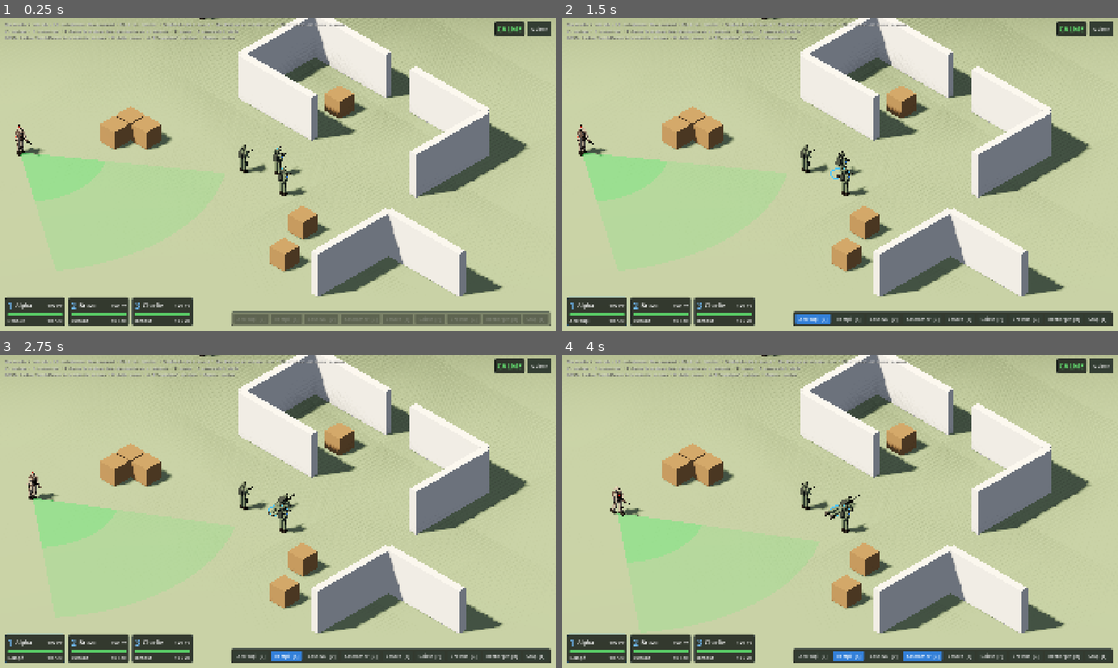
Above: before the commit, frames 1-4 (two rows, left to right).
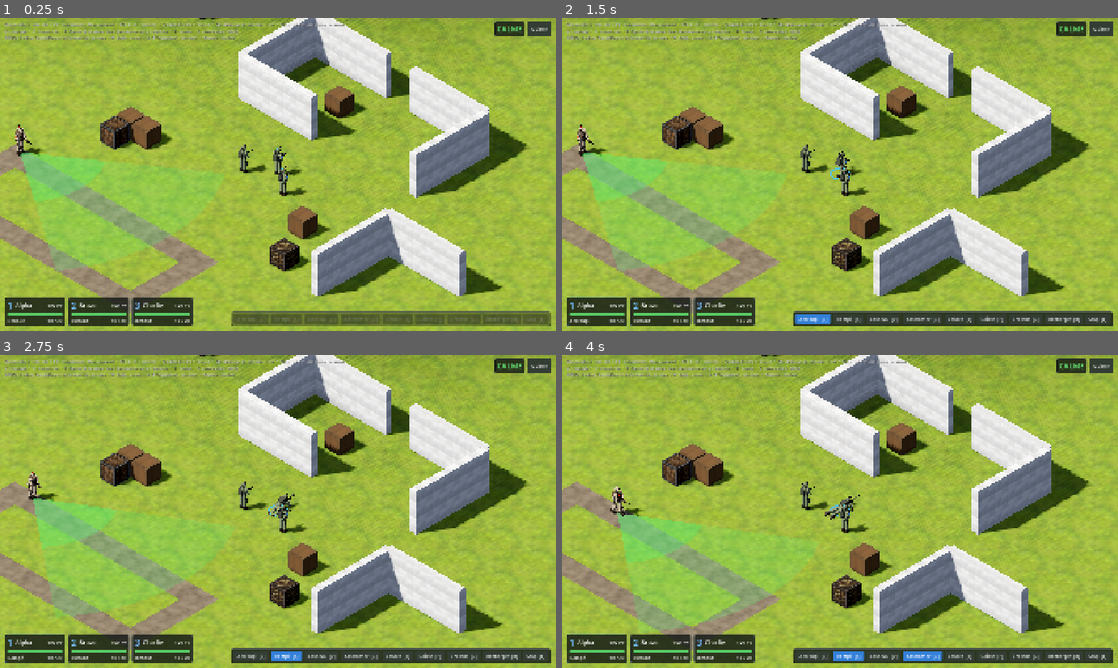
Above: after the commit, the same moments.

Repository: HackTechDev/Commando
Game: Godot game, scene res://scenes/levels/sandbox/sandbox.tscn
Two runs of this game, one before a commit and one after it. Both use one fixed random seed, a clock stepped at 60 frames per second and the inputs below.
Inputs (mouse positions are in pixels of both pictures, inside the frame that each line leads up to):
- Up to frame 1 (0.25 s): no input
- Up to frame 2 (1.5 s): tap Enter at 0.5 s; drag from (595, 312) to (895, 105) at 0.52 s; click "Accroupi [C]" at 1.25 s
- Up to frame 3 (2.75 s): click "Rampé [X]" at 2 s
- Up to frame 4 (4 s): click "Couteau [V]" at 2.75 s; click "Assommer [B]" at 3.5 s

The runs differ from the first frame. In frame 1, 82% of the frame differs, in the area x 0-100%, y 0-100%; in frame 2, 79%; in frame 3, 79%; in frame 4, 79%.

Commit message:
Textures du sandbox : sol, chemin, murs, caisses
Herbe, chemin de terre le long de la ronde, parpaings et trois variantes
de caisses en bois, tirées de data/textures (UFO:AI, licences à vérifier
avant diffusion). Propriété skin des caisses pour varier leur texture.

Co-Authored-By: Claude Opus 5.5 <noreply@anthropic.com>

Diff:
--- a/scenes/levels/sandbox/sandbox.tscn
+++ b/scenes/levels/sandbox/sandbox.tscn
@@ -7,6 +7,10 @@
 [ext_resource type="PackedScene" path="res://scenes/props/crate.tscn" id="5"]
 [ext_resource type="PackedScene" path="res://scenes/ui/hud.tscn" id="6"]
 [ext_resource type="PackedScene" path="res://scenes/enemies/enemy.tscn" id="7"]
+[ext_resource type="Texture2D" path="res://assets/textures/ground_grass.jpg" id="8"]
+[ext_resource type="Texture2D" path="res://assets/textures/ground_dirt.png" id="9"]
+[ext_resource type="Texture2D" path="res://assets/textures/crate_wood_dark.jpg" id="10"]
+[ext_resource type="Texture2D" path="res://assets/textures/crate_wood_hazard.jpg" id="11"]
 
 [sub_resource type="Curve3D" id="patrol_a"]
 _data = {
@@ -34,8 +38,29 @@
 size = Vector3(60, 1, 60)
 
 [sub_resource type="StandardMaterial3D" id="ground_mat"]
-albedo_color = Color(0.42, 0.45, 0.33, 1)
+albedo_color = Color(0.85, 0.85, 0.8, 1)
+albedo_texture = ExtResource("8")
 roughness = 1.0
+uv1_scale = Vector3(0.33, 0.33, 0.33)
+uv1_triplanar = true
+uv1_world_triplanar = true
+texture_filter = 5
+
+[sub_resource type="StandardMaterial3D" id="dirt_mat"]
+albedo_texture = ExtResource("9")
+roughness = 1.0
+uv1_scale = Vector3(0.4, 0.4, 0.4)
+uv1_triplanar = true
+uv1_world_triplanar = true
+texture_filter = 5
+
+[sub_resource type="PlaneMesh" id="dirt_long"]
+material = SubResource("dirt_mat")
+size = Vector2(16.6, 1.6)
+
+[sub_resource type="PlaneMesh" id="dirt_short"]
+material = SubResource("dirt_mat")
+size = Vector2(1.6, 4.4)
 
 [sub_resource type="BoxMesh" id="ground_mesh"]
 material = SubResource("ground_mat")
@@ -68,6 +93,24 @@
 transform = Transform3D(1, 0, 0, 0, 1, 0, 0, 0, 1, 0, -0.5, 0)
 mesh = SubResource("ground_mesh")
 
+[node name="Decor" type="Node3D" parent="."]
+
+[node name="PathSouth" type="MeshInstance3D" parent="Decor"]
+transform = Transform3D(1, 0, 0, 0, 1, 0, 0, 0, 1, -4.5, 0.005, 17)
+mesh = SubResource("dirt_long")
+
+[node name="PathNorth" type="MeshInstance3D" parent="Decor"]
+transform = Transform3D(1, 0, 0, 0, 1, 0, 0, 0, 1, -4.5, 0.005, 11.4)
+mesh = SubResource("dirt_long")
+
+[node name="PathEast" type="MeshInstance3D" parent="Decor"]
+transform = Transform3D(1, 0, 0, 0, 1, 0, 0, 0, 1, 3, 0.006, 14.2)
+mesh = SubResource("dirt_short")
+
+[node name="PathWest" type="MeshInstance3D" parent="Decor"]
+transform = Transform3D(1, 0, 0, 0, 1, 0, 0, 0, 1, -12, 0.006, 14)
+mesh = SubResource("dirt_short")
+
 [node name="WallNorthA" parent="NavigationRegion3D" instance=ExtResource("4")]
 transform = Transform3D(1, 0, 0, 0, 1, 0, 0, 0, 1, -4, 0, -8)
 
@@ -94,6 +137,7 @@
 
 [node name="Crate2" parent="NavigationRegion3D" instance=ExtResource("5")]
 transform = Transform3D(1, 0, 0, 0, 1, 0, 0, 0, 1, -9, 0, 6.3)
+skin = ExtResource("10")
 
 [node name="Crate3" parent="NavigationRegion3D" instance=ExtResource("5")]
 transform = Transform3D(1, 0, 0, 0, 1, 0, 0, 0, 1, -7.7, 0, 5)
@@ -103,6 +147,7 @@
 
 [node name="Crate5" parent="NavigationRegion3D" instance=ExtResource("5")]
 transform = Transform3D(1, 0, 0, 0, 1, 0, 0, 0, 1, 6.5, 0, 8)
+skin = ExtResource("11")
 
 [node name="Crate6" parent="NavigationRegion3D" instance=ExtResource("5")]
 transform = Transform3D(1, 0, 0, 0, 1, 0, 0, 0, 1, -2, 0, -5)
--- a/scenes/props/crate.tscn
+++ b/scenes/props/crate.tscn
@@ -1,13 +1,18 @@
-[gd_scene load_steps=4 format=3]
+[gd_scene load_steps=5 format=3]
 
 [ext_resource type="Script" path="res://scripts/props/climbable.gd" id="1"]
+[ext_resource type="Texture2D" path="res://assets/textures/crate_wood.jpg" id="2"]
 
 [sub_resource type="BoxShape3D" id="shape"]
 size = Vector3(1.2, 1.2, 1.2)
 
 [sub_resource type="StandardMaterial3D" id="mat"]
-albedo_color = Color(0.45, 0.33, 0.2, 1)
+albedo_texture = ExtResource("2")
 roughness = 0.9
+uv1_scale = Vector3(0.8333, 0.8333, 0.8333)
+uv1_offset = Vector3(0.5, 0.5, 0.5)
+uv1_triplanar = true
+texture_filter = 5
 
 [sub_resource type="BoxMesh" id="mesh"]
 material = SubResource("mat")
--- a/scenes/props/wall.tscn
+++ b/scenes/props/wall.tscn
@@ -1,11 +1,17 @@
-[gd_scene load_steps=4 format=3]
+[gd_scene load_steps=5 format=3]
+
+[ext_resource type="Texture2D" path="res://assets/textures/wall_cinderblock.jpg" id="1"]
 
 [sub_resource type="BoxShape3D" id="shape"]
 size = Vector3(6, 3, 0.5)
 
 [sub_resource type="StandardMaterial3D" id="mat"]
-albedo_color = Color(0.62, 0.6, 0.56, 1)
+albedo_texture = ExtResource("1")
 roughness = 0.95
+uv1_scale = Vector3(0.9, 0.9, 0.9)
+uv1_triplanar = true
+uv1_world_triplanar = true
+texture_filter = 5
 
 [sub_resource type="BoxMesh" id="mesh"]
 material = SubResource("mat")
--- a/scripts/props/climbable.gd
+++ b/scripts/props/climbable.gd
@@ -17,11 +17,28 @@
 @export var half_extent: float = 0.6
 ## Distance entre le bord de l'objet et le point d'où l'on grimpe.
 @export var access_margin: float = 0.55
+## Texture remplaçant celle de la scène (variante de caisse), ou rien.
+@export var skin: Texture2D
 
 ## Unité actuellement dessus (ou en train d'y monter).
 var occupant: Commando
 ## Unité qui la pousse ou la tire.
 var handler: Commando
+
+
+func _ready() -> void:
+	if skin == null:
+		return
+	# Même matériau, autre texture : copie propre à cette caisse.
+	for child in get_children():
+		var mesh := child as MeshInstance3D
+		if mesh == null:
+			continue
+		var material := mesh.get_active_material(0) as StandardMaterial3D
+		if material:
+			material = material.duplicate() as StandardMaterial3D
+			material.albedo_texture = skin
+			mesh.material_override = material
 
 
 ## Position des pieds d'une unité debout sur l'objet.
Binary file added: assets/textures/crate_wood.jpg
Not shown, added: assets/textures/crate_wood.jpg.import
Binary file added: assets/textures/crate_wood_dark.jpg
Not shown, added: assets/textures/crate_wood_dark.jpg.import
Binary file added: assets/textures/crate_wood_hazard.jpg
Not shown, added: assets/textures/crate_wood_hazard.jpg.import
Binary file added: assets/textures/ground_dirt.png
Not shown, added: assets/textures/ground_dirt.png.import
Binary file added: assets/textures/ground_grass.jpg
Not shown, added: assets/textures/ground_grass.jpg.import
Binary file added: assets/textures/wall_cinderblock.jpg
Not shown, added: assets/textures/wall_cinderblock.jpg.import
(and 5 more such lines)
